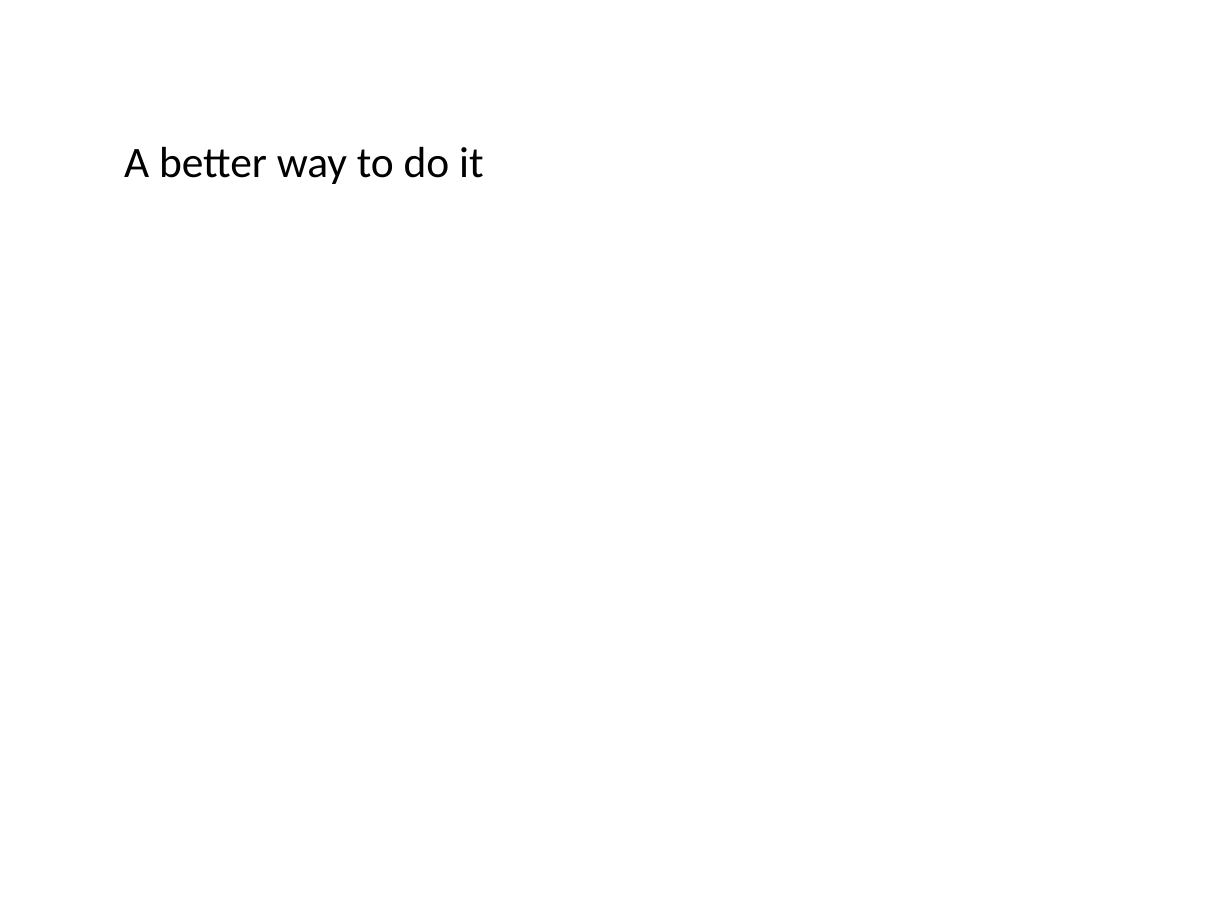
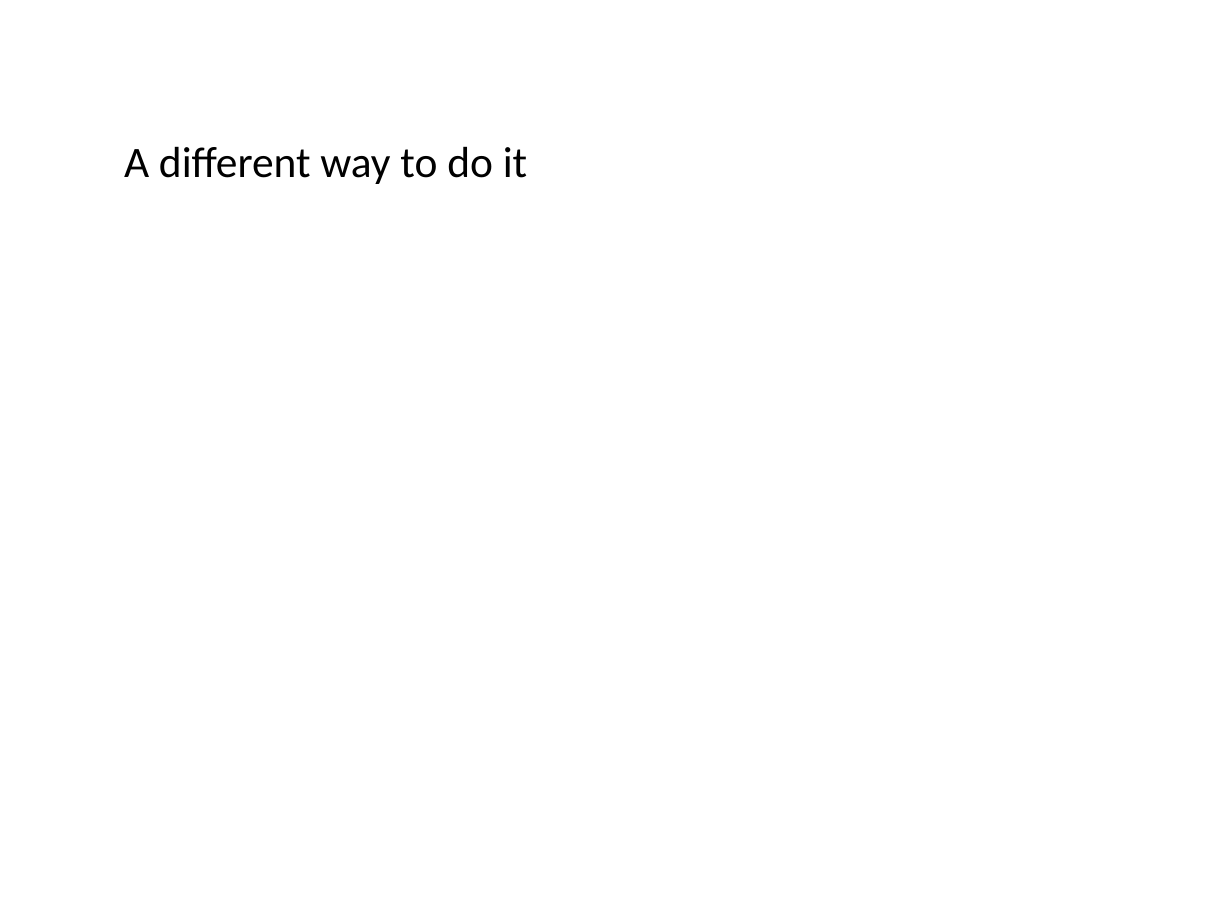
Before and after one commit to ncasuk/ncas-isc, a slide deck: slide 58 of python/presentations/learning_python/03_flow__and_not.pptx. Drawn at 1232x924 pixels with LibreOffice and Linux fonts; fonts in the diff are those of the drawing; background and template pictures are left out. Boxes give left, top, right and bottom in pixels: in the first picture for what was removed or moved away, otherwise in the second. Text is boxed around its words. In the diff, an @@ line names an element or a change of style, - is before the commit and + after.

Commit message:
changing wording from better to different as the 'better' way is less generic

```diff
--- a/python/presentations/learning_python/03_flow__and_not.pptx
+++ b/python/presentations/learning_python/03_flow__and_not.pptx
@@ text at box(124, 146, 527, 184): text changed @@
-A better way to do it
+A different way to do it
```
Also in this commit, not shown: 2 other slides changed, 1 other file.
